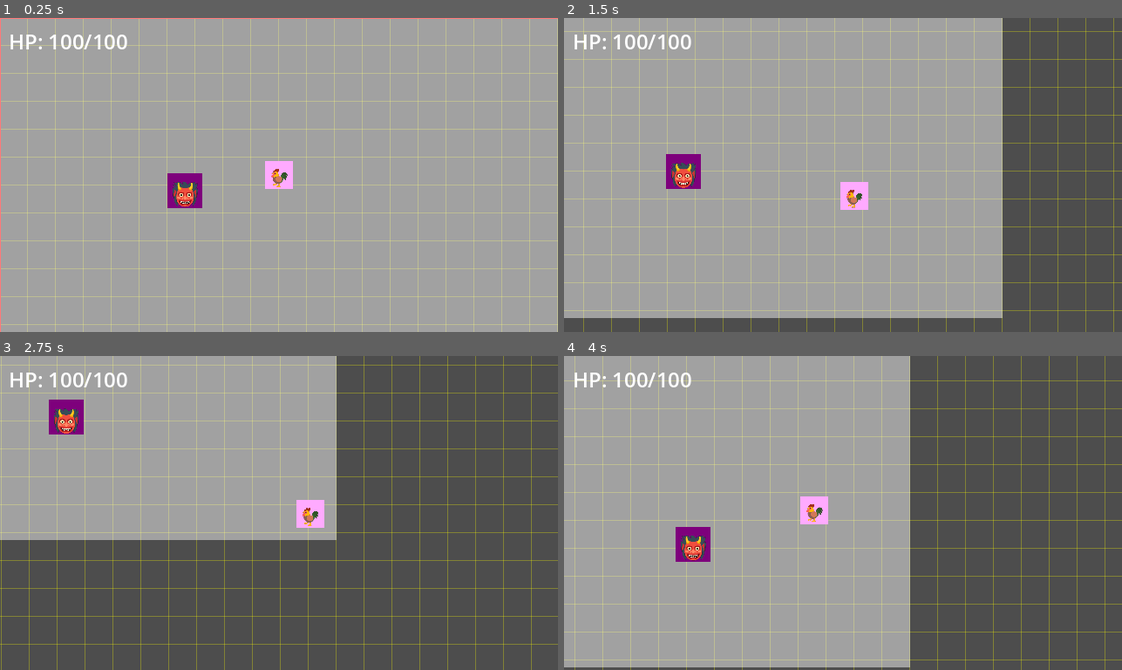
Above: before the commit, frames 1-4 (two rows, left to right).
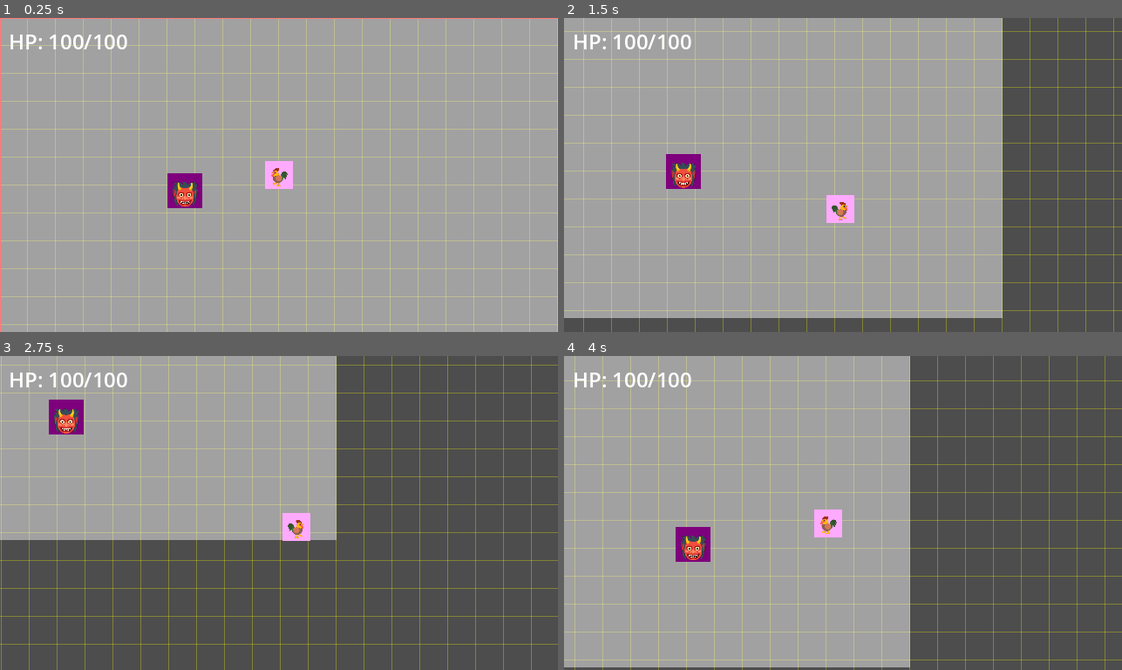
Above: after the commit, the same moments.

Repository: thejoshyee/sarimanok-game
Game: Godot game, scene res://main.tscn
Same seed, same stepped clock (60 frames per second), same inputs: the game is played once before the commit and once after it.
Inputs:
- Up to frame 1 (0.25 s): no input
- Up to frame 2 (1.5 s): hold Right (move_right) 0.53-1.28 s; hold S (move_down) from 1.28 s (still down)
- Up to frame 3 (2.75 s): release S (move_down) at 2.03 s; hold Right (move_right) from 2.03 s (still down)
- Up to frame 4 (4 s): release Right (move_right) at 2.78 s; hold Up (move_up) 2.78-3.53 s; hold A (move_left) from 3.53 s (still down)

The runs differ from the first frame. In frame 1, less than 0.1% of the frame differs, in the area x 48-52%, y 47-54%; in frame 2, 0.7%, in the area x 47-55%, y 52-66%; in frame 3, 0.7%; in frame 4, 0.7%.

Commit message:
feat(player): add 2-frame walk animation and sprite flipping
- Add AnimationPlayer with idle and walk animations
- Walk animation bobs sprite up 2px every 0.2s when moving
- Add velocity-driven animation switching in player.gd
- Implement horizontal sprite flipping based on movement direction
- Center placeholder emoji Label within ColorRect parent

Diff:
--- a/game/scenes/player/player.tscn
+++ b/game/scenes/player/player.tscn
@@ -8,6 +8,49 @@
 
 [sub_resource type="RectangleShape2D" id="RectangleShape2D_8afob"]
 size = Vector2(32, 32)
+
+[sub_resource type="Animation" id="Animation_dovo2"]
+resource_name = "idle"
+length = 0.1
+
+[sub_resource type="Animation" id="Animation_gmlin"]
+resource_name = "walk"
+length = 0.4
+loop_mode = 1
+tracks/0/type = "value"
+tracks/0/imported = false
+tracks/0/enabled = true
+tracks/0/path = NodePath("VisualSprite:position")
+tracks/0/interp = 1
+tracks/0/loop_wrap = true
+tracks/0/keys = {
+"times": PackedFloat32Array(0, 0.2, 0.4),
+"transitions": PackedFloat32Array(1, 1, 1),
+"update": 0,
+"values": [Vector2(0, 0), Vector2(0, -2), Vector2(0, 0)]
+}
+
+[sub_resource type="Animation" id="Animation_lvxji"]
+length = 0.001
+tracks/0/type = "value"
+tracks/0/imported = false
+tracks/0/enabled = true
+tracks/0/path = NodePath("VisualSprite:position")
+tracks/0/interp = 1
+tracks/0/loop_wrap = true
+tracks/0/keys = {
+"times": PackedFloat32Array(0),
+"transitions": PackedFloat32Array(1),
+"update": 0,
+"values": [Vector2(0, 0)]
+}
+
+[sub_resource type="AnimationLibrary" id="AnimationLibrary_lvxji"]
+_data = {
+&"RESET": SubResource("Animation_lvxji"),
+&"idle": SubResource("Animation_dovo2"),
+&"walk": SubResource("Animation_gmlin")
+}
 
 [node name="SarimanokPlayer" type="CharacterBody2D"]
 script = ExtResource("1_8afob")
@@ -20,6 +63,18 @@
 offset_bottom = 16.0
 color = Color(1.353256, 0.6651851, 1.2282239, 1)
 
+[node name="Label" type="Label" parent="VisualSprite"]
+layout_mode = 1
+anchors_preset = 15
+anchor_right = 1.0
+anchor_bottom = 1.0
+grow_horizontal = 2
+grow_vertical = 2
+theme_override_font_sizes/font_size = 24
+text = "🐓"
+horizontal_alignment = 1
+vertical_alignment = 1
+
 [node name="CollisionShape2D" type="CollisionShape2D" parent="."]
 shape = SubResource("RectangleShape2D_dovo2")
 
@@ -30,19 +85,7 @@
 [node name="CollisionShape2D" type="CollisionShape2D" parent="DamageArea"]
 shape = SubResource("RectangleShape2D_8afob")
 
-[node name="Label" type="Label" parent="."]
-anchors_preset = 8
-anchor_left = 0.5
-anchor_top = 0.5
-anchor_right = 0.5
-anchor_bottom = 0.5
-offset_left = -16.0
-offset_top = -16.0
-offset_right = 16.0
-offset_bottom = 18.0
-grow_horizontal = 2
-grow_vertical = 2
-theme_override_font_sizes/font_size = 24
-text = "🐓"
-horizontal_alignment = 1
-vertical_alignment = 1
+[node name="AnimationPlayer" type="AnimationPlayer" parent="."]
+libraries = {
+&"": SubResource("AnimationLibrary_lvxji")
+}
--- a/game/scripts/player.gd
+++ b/game/scripts/player.gd
@@ -4,6 +4,7 @@
 
 @onready var damage_area: Area2D = $DamageArea
 @onready var sprite: ColorRect = $VisualSprite
+@onready var animation_player: AnimationPlayer = $AnimationPlayer
 
 # Runtime State
 var current_hp: float
@@ -27,6 +28,15 @@
 	# apply movement
 	velocity = input_vector * stats.move_speed
 	move_and_slide()
+
+	# handle animation and sprite flipping
+	if velocity.length() > 0:
+		animation_player.play("walk")
+		# flip sprite based on horizontal movement
+		if velocity.x != 0:
+			sprite.scale.x = -1 if velocity.x > 0 else 1
+	else:
+		animation_player.play("idle")
 
 func take_damage(amount: float) -> void:
 	# dont take damage if invincible
Not shown: 1 places in game/scenes/player/player.tscn that only renumber resources
Not shown, changed: .taskmaster/tasks/tasks.json
